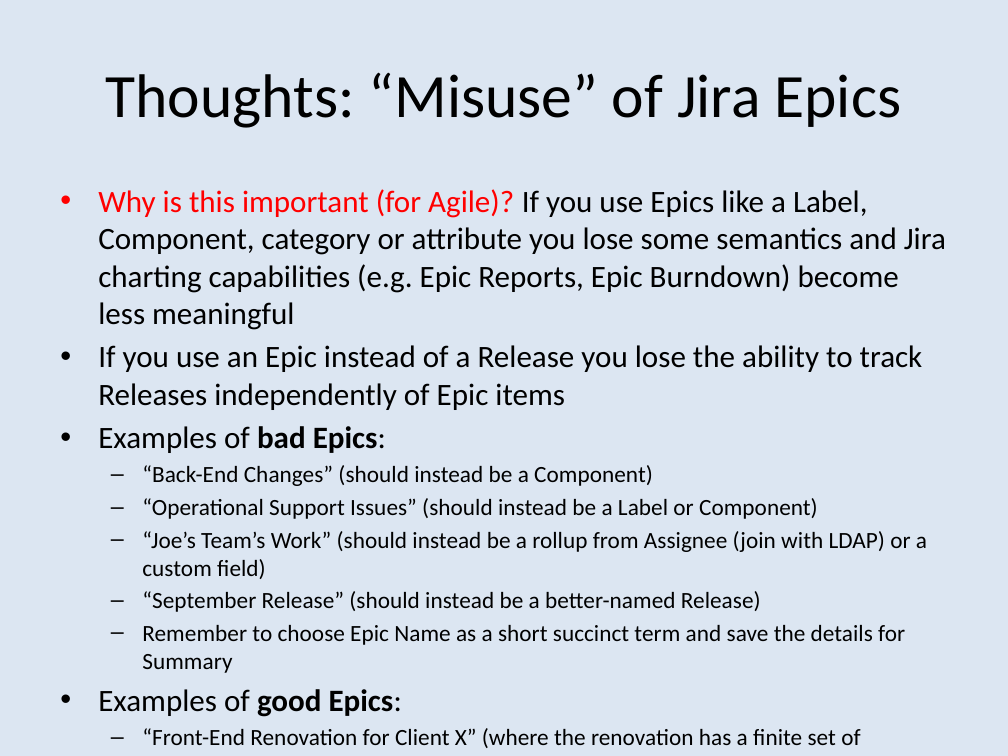
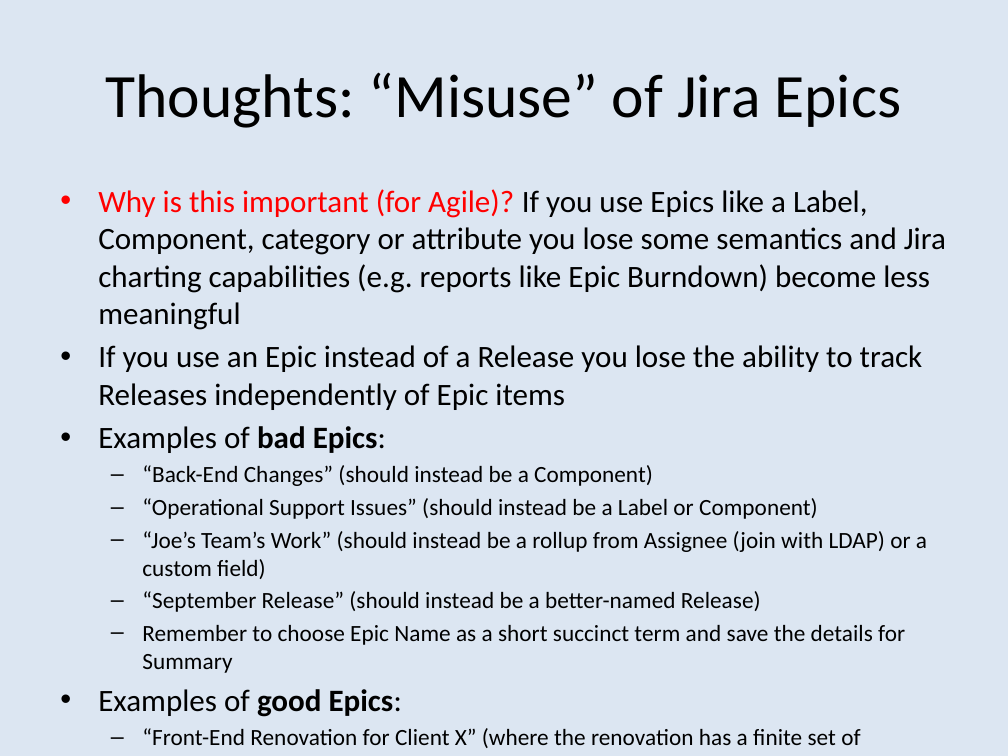
Before and after one commit to bobk/jirapresentations, a slide deck: slide 4 of Jira Epic Thoughts and Jira Agile Tips and Tricks 1.pptx. Drawn at 1008x756 pixels with LibreOffice and Linux fonts; fonts in the diff are those of the drawing. Boxes give left, top, right and bottom in pixels: in the first picture for what was removed or moved away, otherwise in the second. Text is boxed around its words. In the diff, an @@ line names an element or a change of style, - is before the commit and + after.

```diff
--- a/Jira Epic Thoughts and Jira Agile Tips and Tricks 1.pptx
+++ b/Jira Epic Thoughts and Jira Agile Tips and Tricks 1.pptx
@@ text at [98, 189, 946, 330]: text changed @@
-• Why is this important (for Agile)? If you use Epics like a Label, Component, category or attribute you lose some semantics and Jira charting capabilities (e.g. Epic Reports, Epic Burndown) become less meaningful
+• Why is this important (for Agile)? If you use Epics like a Label, Component, category or attribute you lose some semantics and Jira charting capabilities (e.g. reports like Epic Burndown) become less meaningful
```
Also in this commit, not shown: 7 other slides changed.
